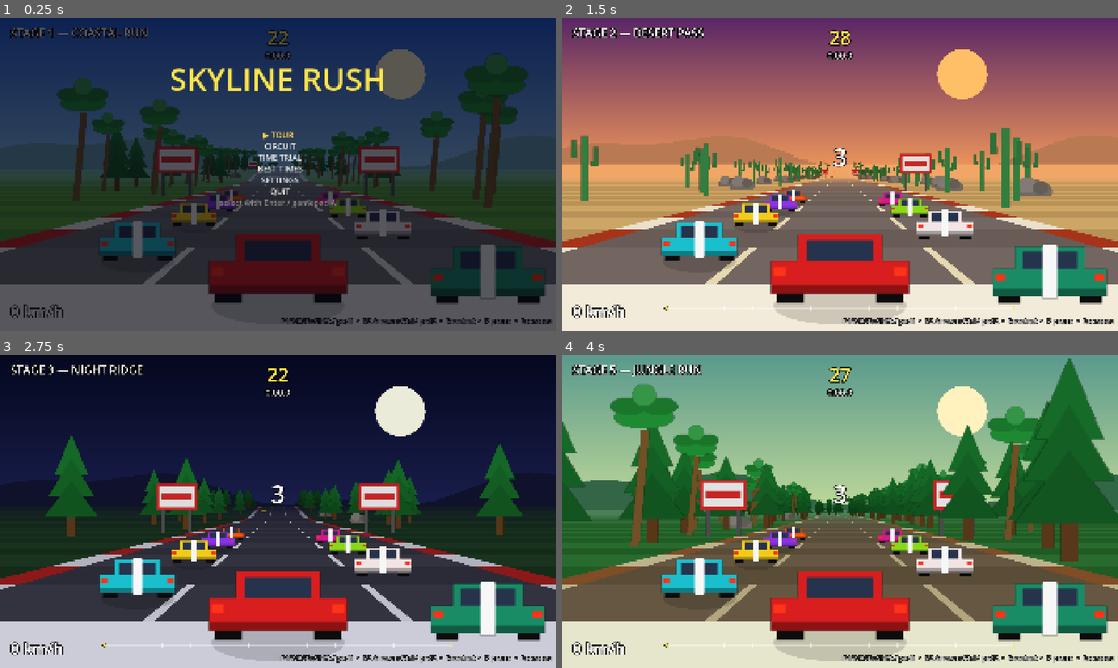
Above: before the commit, frames 1-4 (two rows, left to right).
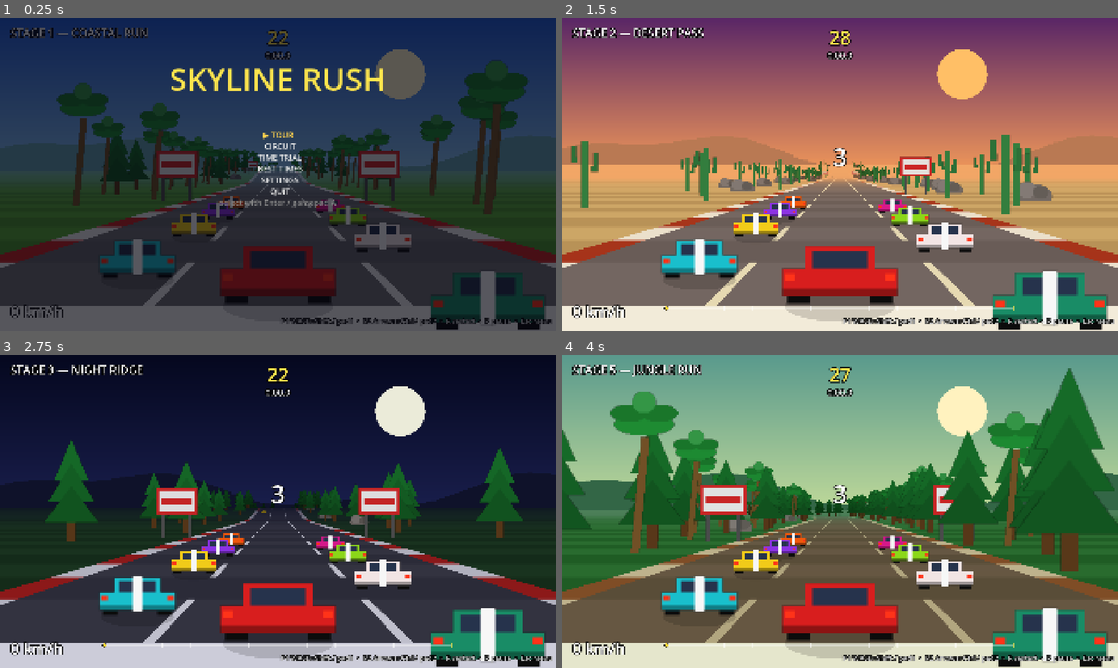
Above: after the commit, the same moments.

Repository: csmallfield/Racer2D
Game: Godot game, scene res://scenes/main.tscn
Same seed, same stepped clock (60 frames per second), same inputs: the game is played once before the commit and once after it.
Inputs:
- Up to frame 1 (0.25 s): no input
- Up to frame 2 (1.5 s): tap Enter (ui_accept) at 0.5, 0.77, 1.25 s; hold D (p0_steer_right) 0.53-1.28 s; tap N (next_level) at 0.6, 1.35 s; hold Down (ui_down) from 1.28 s (still down)
- Up to frame 3 (2.75 s): tap Enter (ui_accept) at 1.52 s; tap R (restart) at 2 s; release Down (ui_down) at 2.03 s; hold D (p0_steer_right) from 2.03 s (still down); tap N (next_level) at 2.1 s
- Up to frame 4 (4 s): tap Enter (ui_accept) at 2.75, 3.02, 3.77 s; release D (p0_steer_right) at 2.78 s; hold Up (ui_up) 2.78-3.53 s; tap N (next_level) at 2.85, 3.6 s; tap R (restart) at 3.5 s; hold A (p0_steer_left) from 3.53 s (still down)

The runs differ from the first frame. In frame 1, 21% of the frame differs, in the area x 0-100%, y 11-100%; in frame 2, 23%; in frame 3, 22%; in frame 4, 27%, in the area x 0-100%, y 1-100%.

Commit message:
adjusted cam settings, tunnel setup (not great yet)

Diff:
--- a/outrun_pseudo3d/assets/shaders/retro_screen.gdshader
+++ b/outrun_pseudo3d/assets/shaders/retro_screen.gdshader
@@ -11,7 +11,7 @@
 uniform float aberration : hint_range(0.0, 6.0) = 1.4;       // color fringe, pixels
 uniform float vignette : hint_range(0.0, 1.0) = 0.25;
 uniform float noise_strength : hint_range(0.0, 0.3) = 0.05;  // animated VHS grain
-uniform float flicker : hint_range(0.0, 0.2) = 0.02;         // luminance wobble
+uniform float flicker : hint_range(0.0, 0.1) = 0.01;         // luminance wobble
 
 
 vec2 curve(vec2 uv, float amt) {
--- a/outrun_pseudo3d/resources/camera_settings.tres
+++ b/outrun_pseudo3d/resources/camera_settings.tres
@@ -1,15 +1,8 @@
-[gd_resource type="Resource" script_class="CameraSettings" load_steps=2 format=3]
+[gd_resource type="Resource" script_class="CameraSettings" format=3 uid="uid://b51svrro00eqi"]
 
-[ext_resource type="Script" path="res://scripts/resources/camera_settings.gd" id="1"]
+[ext_resource type="Script" uid="uid://yngpve5xmkm3" path="res://scripts/resources/camera_settings.gd" id="1"]
 
 [resource]
 script = ExtResource("1")
-height = 1000.0
-fov_deg = 100.0
-draw_distance = 300
-fog_density = 5.0
-aesthetic_lift = 0.08
-aim_strength = 0.5
-aim_delay = 0.2
-shake_strength = 9.0
-shake_time = 0.35
+aim_strength = 1.0
+shake_time = 0.5
--- a/outrun_pseudo3d/resources/race_settings.tres
+++ b/outrun_pseudo3d/resources/race_settings.tres
@@ -34,7 +34,7 @@
 boost_attack_range = 10000.0
 final_sprint_fraction = 0.8
 pickup_boost_amount = 1.5
-pickup_respawn = 25.0
+pickup_respawn = 5.0
 auto_pickup_count = 4
 traffic_cluster_min = 2
 traffic_cluster_max = 5
--- a/outrun_pseudo3d/scenes/main.tscn
+++ b/outrun_pseudo3d/scenes/main.tscn
@@ -1,6 +1,6 @@
-[gd_scene load_steps=2 format=3]
+[gd_scene format=3 uid="uid://djwr4hdamedvd"]
 
-[ext_resource type="Script" path="res://scripts/main.gd" id="1"]
+[ext_resource type="Script" uid="uid://cgn555k7u2xhx" path="res://scripts/main.gd" id="1"]
 
-[node name="Main" type="Node2D"]
+[node name="Main" type="Node2D" unique_id=1535510141]
 script = ExtResource("1")
--- a/outrun_pseudo3d/scripts/levels/level_04_city.gd
+++ b/outrun_pseudo3d/scripts/levels/level_04_city.gd
@@ -8,6 +8,7 @@
 	level_name = "STAGE 4 — NEON CITY"
 	time_limit = 100.0
 	traffic_count = 120
+	checkpoint_count = 3   # short track: fewer, longer sections (avoids constant countdown)
 	music = "music_city"
 	theme = {
 		"sky_top": Color(0.1, 0.02, 0.18),
--- a/outrun_pseudo3d/scripts/levels/level_06_mountains.gd
+++ b/outrun_pseudo3d/scripts/levels/level_06_mountains.gd
@@ -35,7 +35,12 @@
 	# crest jumps, a long monster now and then, straights before the drops.
 
 	b.add_straight(R.LENGTH.SHORT)
+	# --- Demo tunnel: a climbing bore drilled through the first ridge. ---
+	# mark_tunnel is a pure attribute pass, so it roofs whatever road shape is
+	# underneath — here a LONG uphill, proving the ceiling tracks elevation.
+	var tun_start := b.segments.size()
 	b.add_hill(R.LENGTH.LONG, 120)
+	b.mark_tunnel(tun_start, b.segments.size())   # default ceiling + soft mouths
 	b.add_hill(R.LENGTH.SHORT, -60)
 	b.add_curve(R.LENGTH.MEDIUM, R.CURVE.HARD, -40)
 	b.add_straight(R.LENGTH.SHORT)
--- a/outrun_pseudo3d/scripts/levels/level_12_sunset_valley.gd
+++ b/outrun_pseudo3d/scripts/levels/level_12_sunset_valley.gd
@@ -14,6 +14,7 @@
 	level_name = "STAGE 12 — SUNSET VALLEY"
 	time_limit = 110.0
 	traffic_count = 80
+	checkpoint_count = 3   # short track: fewer, longer sections (avoids constant countdown)
 	music = "music_jungle"
 
 	# Base palette: dry, dusty, high midday sun.
--- a/outrun_pseudo3d/scripts/resources/camera_settings.gd
+++ b/outrun_pseudo3d/scripts/resources/camera_settings.gd
@@ -2,7 +2,7 @@
 extends Resource
 ## Camera and view tunables. Edit resources/camera_settings.tres.
 
-@export var height := 1000.0            # camera height above the road (world units)
+@export var height := 1200.0            # camera height above the road (world units)
 @export var fov_deg := 100.0
 @export var draw_distance := 300        # segments drawn ahead of the camera
 @export var fog_density := 5.0
@@ -12,9 +12,9 @@
 ## 0 = camera rides its own ground (car moves freely in frame);
 ## 1 = rigidly locked to the car. The delay is the chase lag (seconds,
 ## exponential smoothing time constant).
-@export_range(0.0, 1.0) var aim_strength := 0.5
-@export var aim_delay := 0.2
+@export_range(0.0, 1.0) var aim_strength := 0.75
+@export var aim_delay := 0.1
 
 @export_group("Shake")
 @export var shake_strength := 9.0       # boost-ignition shake amplitude (px)
-@export var shake_time := 0.35          # shake duration (s), decaying
+@export var shake_time := 0.5          # shake duration (s), decaying
--- a/outrun_pseudo3d/scripts/resources/race_settings.gd
+++ b/outrun_pseudo3d/scripts/resources/race_settings.gd
@@ -44,7 +44,7 @@
 
 @export_group("Pickups")
 @export var pickup_boost_amount := 1.5  # seconds of boost per canister
-@export var pickup_respawn := 25.0      # seconds until a taken canister returns
+@export var pickup_respawn := 5.0      # seconds until a taken canister returns
 ## Random canisters scattered when a level defines none of its own.
 @export var auto_pickup_count := 4
 
--- a/outrun_pseudo3d/scripts/road_renderer.gd
+++ b/outrun_pseudo3d/scripts/road_renderer.gd
@@ -30,9 +30,9 @@
 var _aim_offset := 0.0           # smoothed aim deviation from terrain-following
 var _shake_t := 0.0              # boost-ignition camera shake remaining
 var _ref_w := 1920.0             # aspect-locked width (16:9 of height): ALL
-                                 # world scaling uses this, so wide viewports
-                                 # (2P split) keep the 1P composition and the
-                                 # extra width becomes pure peripheral view.
+								 # world scaling uses this, so wide viewports
+								 # (2P split) keep the 1P composition and the
+								 # extra width becomes pure peripheral view.
 
 
 ## Distance from camera to the player car along z.
@@ -221,7 +221,7 @@
 		if not apron_drawn:
 			_draw_apron(seg, w, h, _fog_amount(n), th)
 			apron_drawn = true
-		_draw_segment(seg, w, _fog_amount(n), th)
+		_draw_segment(seg, w, h, _fog_amount(n), th)
 		maxy = seg.p2.screen.y
 
 	# --- Pass 2: sprites and cars, back to front (painter's algorithm).
@@ -306,6 +306,12 @@
 	elif seg.special == "checkpoint":
 		road = th.checkpoint if th.has("checkpoint") else th.start
 		rumble = th.checkpoint if th.has("checkpoint") else th.start
+	# Tunnel interior: sink the surface toward the dark as the mouth fades in.
+	if seg.get("tunnel", false) and seg.tunnel_shade > 0.0:
+		var sh: float = seg.tunnel_shade
+		grass = grass.lerp(th.get("tunnel_floor", Color(0.07, 0.07, 0.09)), sh)
+		road = road.lerp(th.get("tunnel_road", Color(0.14, 0.14, 0.17)), sh)
+		rumble = rumble.lerp(th.get("tunnel_rumble", Color(0.32, 0.10, 0.10)), sh)
 	var fogc: Color = th.fog
 	return {
 		"grass": grass.lerp(fogc, fog),
@@ -330,7 +336,8 @@
 			c.road, c.rumble, false, c.road)
 
 
-func _draw_segment(seg: Dictionary, w: float, fog: float, th: Dictionary) -> void:
+func _draw_segment(seg: Dictionary, w: float, h: float, fog: float,
+		th: Dictionary) -> void:
 	var c := _road_colors(seg, fog, th)
 	var grass: Color = c.grass
 	var road: Color = c.road
@@ -343,12 +350,47 @@
 	var y2: float = seg.p2.screen.y
 	var w2: float = seg.p2.screen.w
 
-	# Grass strip for this slice.
+	# Grass strip for this slice. (Inside a tunnel _road_colors has already
+	# turned this into the dark floor/wall base, and it sits BELOW the slice's
+	# far edge, so it never covers the bright exit further down the bore.)
 	draw_rect(Rect2(0, y2, w, y1 - y2), grass)
+
+	# Ceiling + walls, drawn before the ribbon so the road edge stays crisp.
+	if seg.get("tunnel", false):
+		_draw_tunnel(seg, h, fog, th, x1, y1, w1, x2, y2, w2)
 
 	var draw_lanes: bool = seg.color == 0 and seg.special == ""
 	var lane_col: Color = th.lane.lerp(th.fog, fog)
 	_draw_ribbon(x1, y1, w1, x2, y2, w2, road, rumble, draw_lanes, lane_col)
+
+
+## Roof and walls for one tunnel slice. The ceiling is the road quad mirrored
+## up by the projected ceiling height; the walls join the road edges to the
+## ceiling edges. Everything converges to the vanishing point exactly like the
+## road, so nearer slices frame the bright opening at the far end for free.
+func _draw_tunnel(seg: Dictionary, h: float, fog: float, th: Dictionary,
+		x1: float, y1: float, w1: float,
+		x2: float, y2: float, w2: float) -> void:
+	var hgt: float = seg.tunnel_h
+	var sh: float = seg.tunnel_shade
+	# World height -> screen rise uses the same factor as elevation projection.
+	var cd1: float = seg.p1.screen.scale * hgt * h * 0.5
+	var cd2: float = seg.p2.screen.scale * hgt * h * 0.5
+
+	# Fade from the exterior fog at the mouth (sh=0) to the dark interior
+	# (sh=1), then apply distance fog on top.
+	var wall: Color = th.get("tunnel_wall", Color(0.11, 0.11, 0.14))
+	var ceil: Color = th.get("tunnel_ceiling", Color(0.06, 0.06, 0.08))
+	wall = th.fog.lerp(wall, sh).lerp(th.fog, fog)
+	ceil = th.fog.lerp(ceil, sh).lerp(th.fog, fog)
+
+	# Ceiling (near-left, near-right, far-right, far-left).
+	_quad(x1 - w1, y1 - cd1, x1 + w1, y1 - cd1,
+			x2 + w2, y2 - cd2, x2 - w2, y2 - cd2, ceil)
+	# Left wall (road edge up to ceiling edge).
+	_quad(x1 - w1, y1, x2 - w2, y2, x2 - w2, y2 - cd2, x1 - w1, y1 - cd1, wall)
+	# Right wall.
+	_quad(x1 + w1, y1, x2 + w2, y2, x2 + w2, y2 - cd2, x1 + w1, y1 - cd1, wall)
 
 
 ## One road ribbon: rumble strips, surface, lane lines.
--- a/outrun_pseudo3d/scripts/track_builder.gd
+++ b/outrun_pseudo3d/scripts/track_builder.gd
@@ -74,6 +74,9 @@
 		"color": int(i / float(RUMBLE_LENGTH)) % 2,   # alternate light/dark stripes
 		"special": "",
 		"pickups": [],
+		"tunnel": false,      # roofed with ceiling + walls, dark interior
+		"tunnel_h": 0.0,      # ceiling height above the road, world units
+		"tunnel_shade": 0.0,  # 0 at a mouth (open) -> 1 deep inside (dark)
 	})
 
 
@@ -133,6 +136,41 @@
 	add_road(n, n, n, -ROAD.CURVE.EASY, -last_y() / SEGMENT_LENGTH)
 
 
+# === TUNNELS ===
+
+## Flag an existing range of segments [from_index, to_index) as a tunnel. The
+## renderer roofs them with a ceiling and two walls and darkens the interior.
+## This is a pure attribute pass over already-built road, so tunnels compose
+## with whatever shape is underneath — they can bend and climb.
+##   ceiling_height : world units above the road surface (tune to taste)
+##   mouth          : segments over which the lighting fades in at each end,
+##                    so entering/exiting isn't a hard wall of black (0 = cut)
+func mark_tunnel(from_index: int, to_index: int,
+		ceiling_height: float = 5000.0, mouth: int = 8) -> void:
+	var a := clampi(from_index, 0, segments.size())
+	var b := clampi(to_index, 0, segments.size())
+	if b - a <= 0:
+		return
+	var m := float(maxi(1, mini(mouth, (b - a) / 2)))
+	for i in range(a, b):
+		var seg: Dictionary = segments[i]
+		seg.tunnel = true
+		seg.tunnel_h = ceiling_height
+		# Distance from the nearer mouth, normalised over the fade length.
+		var edge := float(mini(i - a, b - 1 - i))
+		seg.tunnel_shade = clampf(edge / m, 0.0, 1.0)
+
+
+## Convenience: lay a tunnelled stretch in one call, eased like add_road.
+## `length` is the total segment count (split into enter/hold/leave thirds).
+func add_tunnel(length: int, ceiling_height: float = 5000.0, mouth: int = 8,
+		curve: float = 0.0, y: float = 0.0) -> void:
+	var start := segments.size()
+	var third := maxi(1, length / 3)
+	add_road(third, third, third, curve, y)
+	mark_tunnel(start, segments.size(), ceiling_height, mouth)
+
+
 # === SCENERY & SPRITES ===
 
 ## A boost canister on the road, collectible by any racer (first come).
